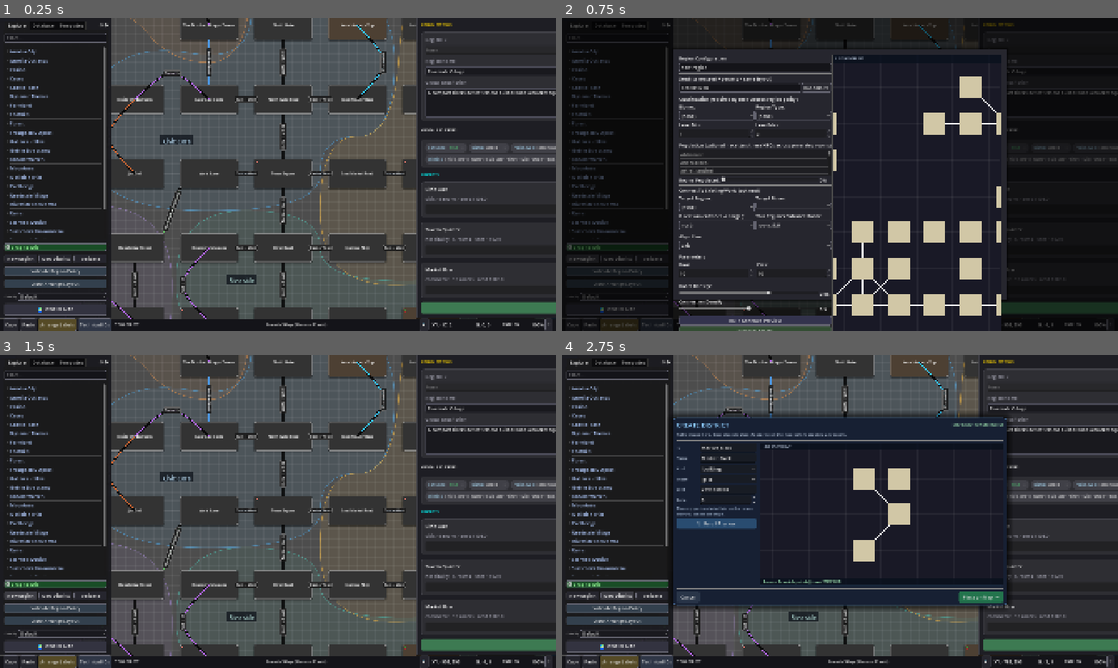
Above: before the commit, frames 1-4 (two rows, left to right).
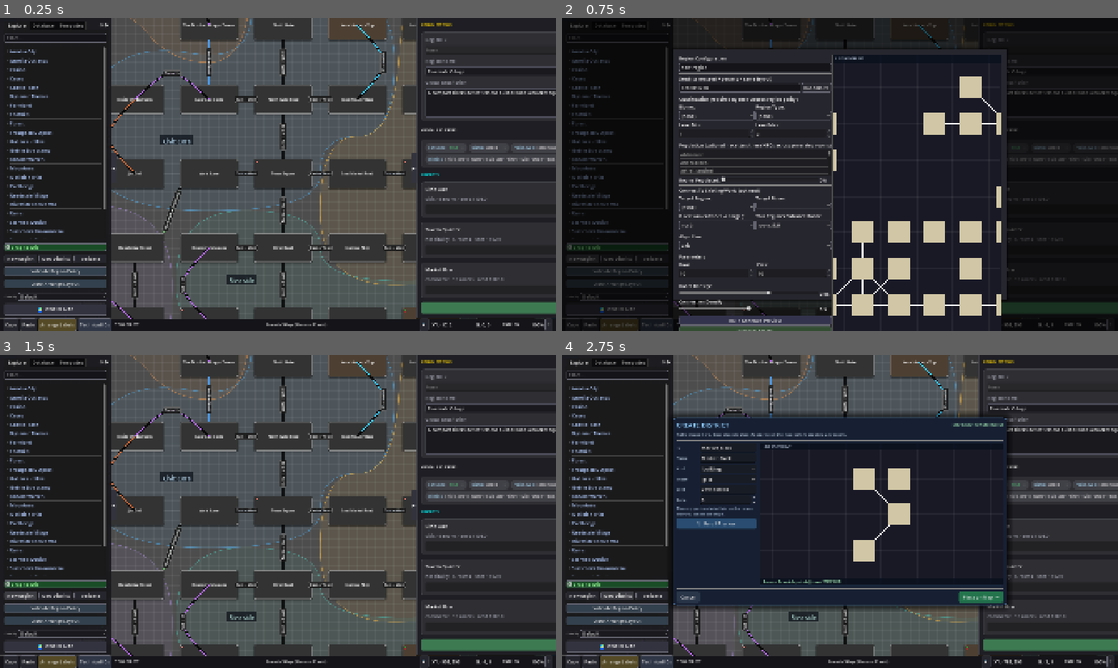
Above: after the commit, the same moments.

Repository: jbax-and-his-ai-pals/008-mud
Game: Godot game, scene res://scenes/Main.tscn
Two runs of this game, one before a commit and one after it. Both use one fixed random seed, a clock stepped at 60 frames per second and the inputs below.
Inputs:
- Up to frame 1 (0.25 s): no input
- Up to frame 2 (0.75 s): click "New Region" at 0.5 s
- Up to frame 3 (1.5 s): click "New Region" at 1.25 s
- Up to frame 4 (2.75 s): click "New District" at 2 s

The runs differ from the first frame. In frame 1, less than 0.1% of the frame differs, in the area x 20-75%, y 43-49%; in frame 2, nothing differs; in frame 3, less than 0.1%; in frame 4, nothing differs.

Commit message:
Make the left and right panels collapsible so the map can use the space
Each panel gets a small arrow tab flush with its map-facing edge, anchored
to the panel's own edge so it tracks correctly whether the panel is at
full width or its collapsed 28px strip. Collapsing hides the panel's
content and shrinks it to that strip; the map underneath was always
rendered full-bleed (no SubViewport confines it), so reclaiming the space
is just a matter of shrinking these overlay panels -- no camera or
viewport changes needed.

Existing mouse-over-UI checks already read the panels' live rects rather
than a cached size, so hit-testing (map clicks/panning vs. UI clicks)
keeps working correctly at both widths with no other changes.

Verified: collapsing/re-expanding both panels lands on the exact original
rect and restores visible content (region/district/room info wasn't lost
by hiding it).

Co-Authored-By: Claude Sonnet 5 <noreply@anthropic.com>

Diff:
--- a/mud-world-editor/scripts/ui/SidePanel.gd
+++ b/mud-world-editor/scripts/ui/SidePanel.gd
@@ -30,8 +30,15 @@
 const PAL_TAB_SCRIPT = preload("res://scripts/ui/panels/tabs/PaletteTab.gd")
 const PNT_TAB_SCRIPT = preload("res://scripts/ui/panels/tabs/PaintTab.gd")
 
+const EXPANDED_ANCHOR_RIGHT := 0.20
+const COLLAPSED_WIDTH := 28.0
+
+var main_vbox: VBoxContainer
+var collapse_btn: Button
+var collapsed := false
+
 func setup():
-	anchor_right = 0.20
+	anchor_right = EXPANDED_ANCHOR_RIGHT
 	anchor_bottom = 0.96
 	var style = StyleBoxFlat.new()
 	style.bg_color = Color(0.1, 0.1, 0.12, 0.95)
@@ -43,6 +50,7 @@
 	vbox.set_anchors_preset(Control.PRESET_FULL_RECT)
 	vbox.offset_left=10; vbox.offset_top=10; vbox.offset_right=-10; vbox.offset_bottom=-10
 	add_child(vbox)
+	main_vbox = vbox
 
 	var tabs = TabContainer.new()
 	tabs.size_flags_vertical = 3
@@ -53,8 +61,40 @@
 	_setup_templates_tab(tabs)
 	_setup_palette_tab(tabs)
 	_setup_paint_tab(tabs)
+	_setup_collapse_toggle()
 
 	return vbox
+
+# A small arrow tab flush with the panel's right edge, so it stays reachable
+# at both the full width and the collapsed strip -- anchored to this Panel's
+# own edge (not the viewport), it tracks whichever width is currently set.
+func _setup_collapse_toggle():
+	collapse_btn = Button.new()
+	collapse_btn.text = "◀"
+	collapse_btn.tooltip_text = "Collapse panel"
+	collapse_btn.anchor_left = 1.0; collapse_btn.anchor_right = 1.0
+	collapse_btn.anchor_top = 0.45; collapse_btn.anchor_bottom = 0.55
+	collapse_btn.offset_left = 0.0; collapse_btn.offset_right = 20.0
+	collapse_btn.focus_mode = Control.FOCUS_NONE
+	var style := StyleBoxFlat.new(); style.bg_color = Color(0.2, 0.2, 0.24)
+	style.corner_radius_top_right = 4; style.corner_radius_bottom_right = 4
+	collapse_btn.add_theme_stylebox_override("normal", style)
+	collapse_btn.add_theme_stylebox_override("hover", style)
+	collapse_btn.add_theme_stylebox_override("pressed", style)
+	collapse_btn.pressed.connect(func(): set_collapsed(not collapsed))
+	add_child(collapse_btn)
+
+func set_collapsed(c: bool):
+	collapsed = c
+	main_vbox.visible = not collapsed
+	collapse_btn.text = "▶" if collapsed else "◀"
+	collapse_btn.tooltip_text = "Expand panel" if collapsed else "Collapse panel"
+	if collapsed:
+		anchor_right = 0.0
+		offset_right = COLLAPSED_WIDTH
+	else:
+		anchor_right = EXPANDED_ANCHOR_RIGHT
+		offset_right = 0.0
 
 func update_stamp_button_state(is_stamping: bool):
 	templates_tab.update_stamp_button_state(is_stamping)
--- a/mud-world-editor/scripts/ui/inspectors/InspectorController.gd
+++ b/mud-world-editor/scripts/ui/inspectors/InspectorController.gd
@@ -19,6 +19,11 @@
 var content_container: VBoxContainer
 var save_reload_container: HBoxContainer
 
+const EXPANDED_ANCHOR_LEFT := 0.75
+const COLLAPSED_WIDTH := 28.0
+var collapse_btn: Button
+var collapsed := false
+
 var region_mgr: RegionManager
 var world_mgr: WorldManager
 var database_mgr: DatabaseManager
@@ -43,7 +48,7 @@
 	connection_editor.target_selected.connect(func(id): target_selected_in_connector.emit(id))
 
 	panel = Panel.new()
-	panel.anchor_left = 0.75; panel.anchor_right = 1.0
+	panel.anchor_left = EXPANDED_ANCHOR_LEFT; panel.anchor_right = 1.0
 	panel.anchor_bottom = 0.96
 	var style = StyleBoxFlat.new()
 	style.bg_color = InspectorStyle.COLOR_BG_MAIN
@@ -61,6 +66,7 @@
 	vbox_main.offset_left = 16; vbox_main.offset_top = 16; vbox_main.offset_right = -16; vbox_main.offset_bottom = -16
 	vbox_main.add_theme_constant_override("separation", 12)
 	panel.add_child(vbox_main)
+	_setup_collapse_toggle()
 
 	var scroll = ScrollContainer.new()
 	scroll.size_flags_vertical = Control.SIZE_EXPAND_FILL
@@ -201,6 +207,38 @@
 func _clear_box(b): for c in b.get_children(): c.queue_free()
 func _on_panel_gui_input(event): if event is InputEventMouseButton and event.button_index in [4,5]: panel.get_viewport().set_input_as_handled()
 
+# A small arrow tab flush with the panel's left edge (the map-facing side,
+# since this panel is docked to the right), anchored to the panel's own
+# edge so it tracks whichever width -- expanded or the collapsed strip --
+# is currently set.
+func _setup_collapse_toggle():
+	collapse_btn = Button.new()
+	collapse_btn.text = "▶"
+	collapse_btn.tooltip_text = "Collapse panel"
+	collapse_btn.anchor_left = 0.0; collapse_btn.anchor_right = 0.0
+	collapse_btn.anchor_top = 0.45; collapse_btn.anchor_bottom = 0.55
+	collapse_btn.offset_left = -20.0; collapse_btn.offset_right = 0.0
+	collapse_btn.focus_mode = Control.FOCUS_NONE
+	var style := StyleBoxFlat.new(); style.bg_color = Color(0.2, 0.2, 0.24)
+	style.corner_radius_top_left = 4; style.corner_radius_bottom_left = 4
+	collapse_btn.add_theme_stylebox_override("normal", style)
+	collapse_btn.add_theme_stylebox_override("hover", style)
+	collapse_btn.add_theme_stylebox_override("pressed", style)
+	collapse_btn.pressed.connect(func(): set_collapsed(not collapsed))
+	panel.add_child(collapse_btn)
+
+func set_collapsed(c: bool):
+	collapsed = c
+	vbox_main.visible = not collapsed
+	collapse_btn.text = "◀" if collapsed else "▶"
+	collapse_btn.tooltip_text = "Expand panel" if collapsed else "Collapse panel"
+	if collapsed:
+		panel.anchor_left = 1.0
+		panel.offset_left = -COLLAPSED_WIDTH
+	else:
+		panel.anchor_left = EXPANDED_ANCHOR_LEFT
+		panel.offset_left = 0.0
+
 func load_world_mode(region_count: int = 0, room_count: int = 0):
 	clear_selection(false)
 	cur_mode = "world"
